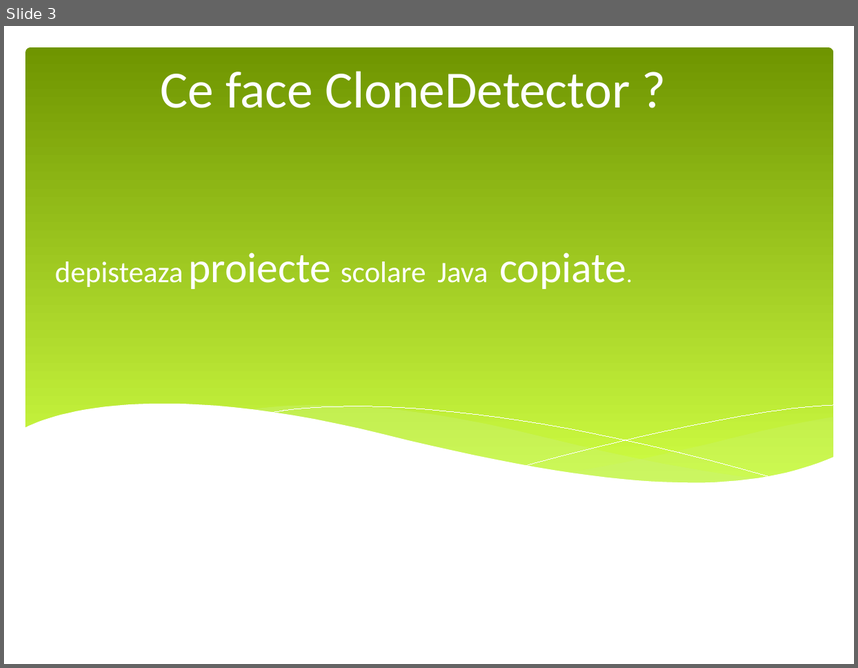
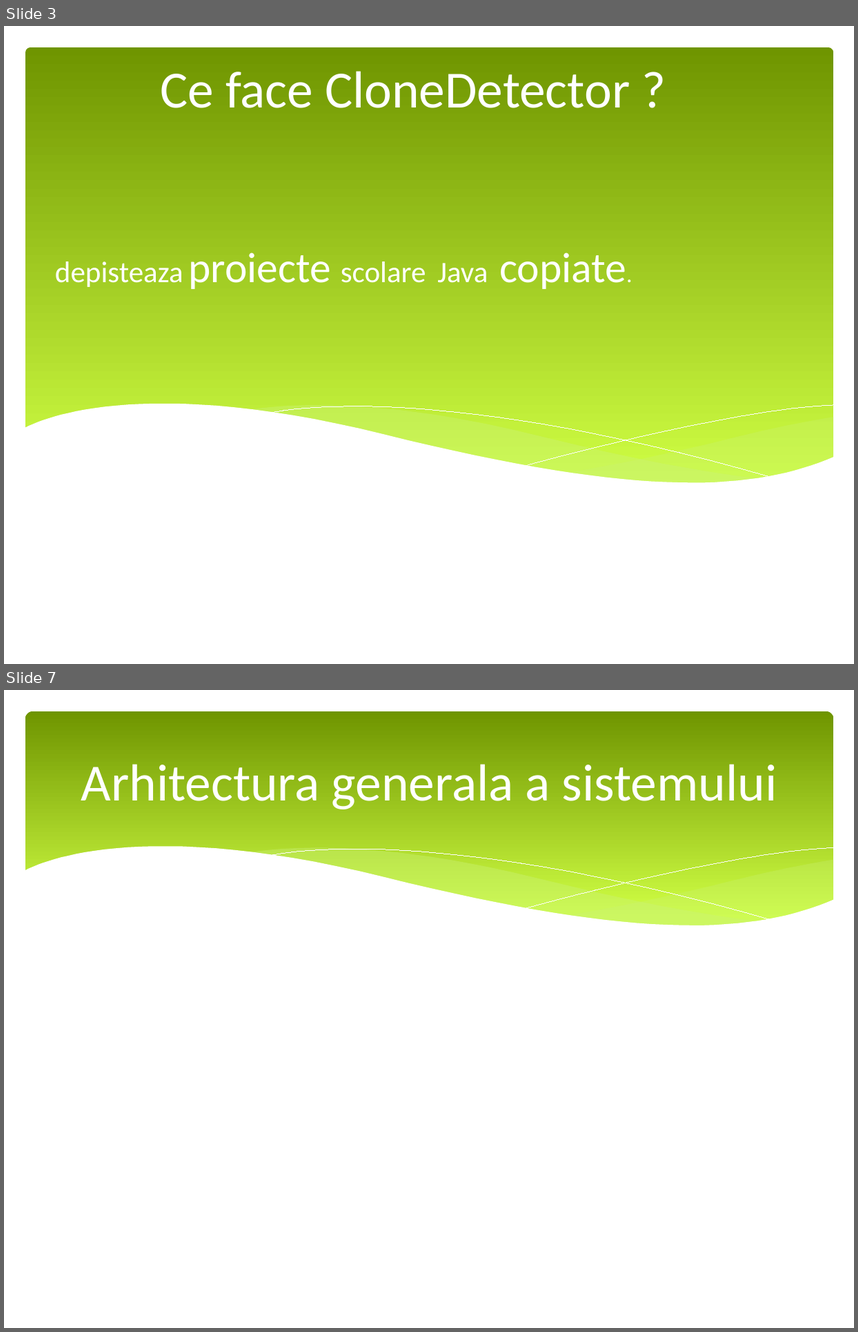
Before and after one commit to vladlep/licentavlad, a slide deck: doc/Prezentare licenta.pptx. Shown one above the other, each under a label of ours: slide 3 before the commit, slides 3 and 7 after it; the slides between them are not shown. The pictures are 858x668 and 858x1332 pixels, drawn with LibreOffice and Linux fonts; fonts in the diff are those of the drawing. Boxes give left, top, right and bottom in pixels: in the first picture for what was removed or moved away, otherwise in the second. Text is boxed around its words. In the diff, an @@ line names an element or a change of style, - is before the commit and + after.

```diff
--- a/doc/Prezentare licenta.pptx
+++ b/doc/Prezentare licenta.pptx
@@ slide 7 added at box(4, 690, 854, 1328), background #FFFFFF @@
@@ rounded rectangle added at box(25, 711, 834, 941), fill gradient #6F9400 to #D0FF44 @@
@@ title added at box(81, 764, 777, 809), 49 pt, text #FFFFFF @@
+Arhitectura generala a sistemului
@@ group added at box(24, 846, 835, 970): 5 freeform shapes @@
```
Also in this commit, not shown: 10 other slides added, 1 slide removed, 2 other files.
